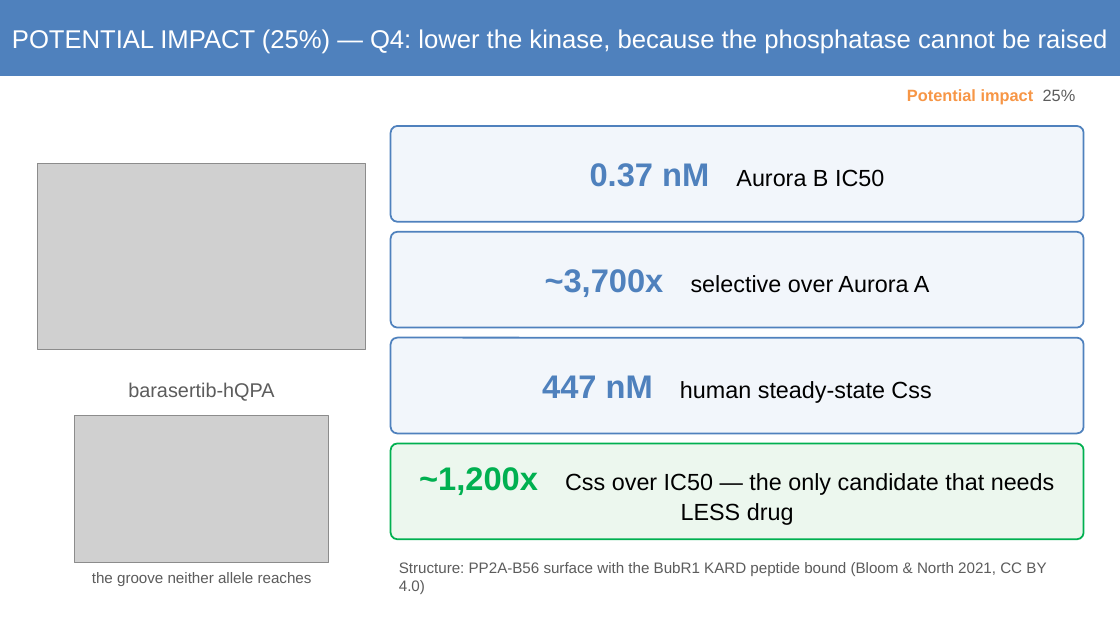
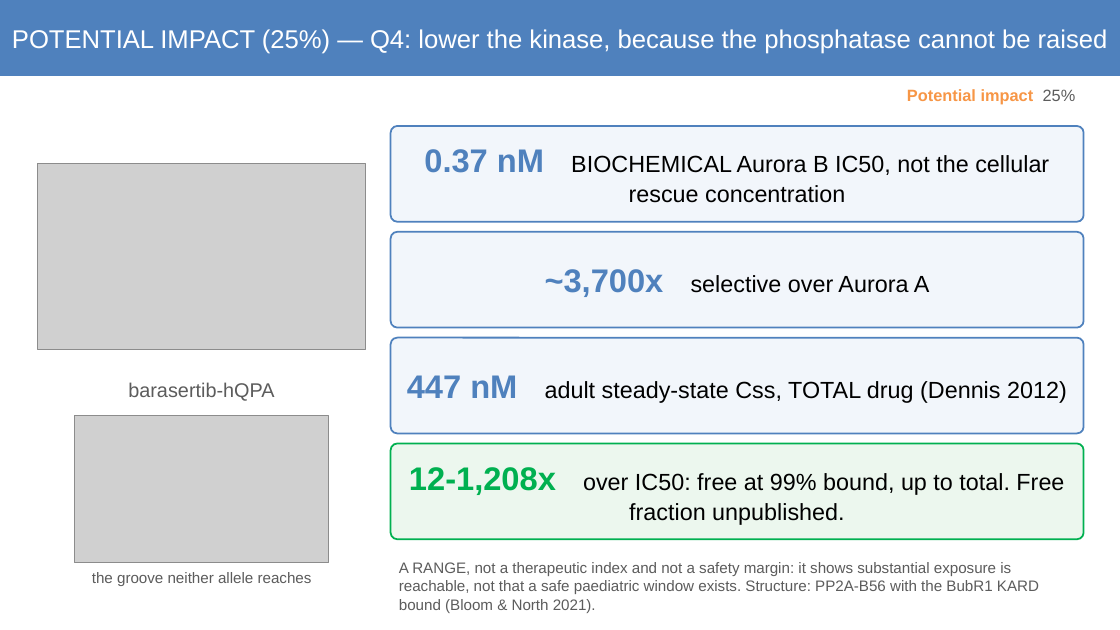
Before and after one commit to asheus/mva-track2-2026, a slide deck: slide 10 of docs/mva/MVA-Track2.pptx. Drawn at 1120x630 pixels with LibreOffice and Linux fonts; fonts in the diff are those of the drawing; grey boxes stand for pictures. Boxes give left, top, right and bottom in pixels: in the first picture for what was removed or moved away, otherwise in the second. Text is boxed around its words. In the diff, an @@ line names an element or a change of style, - is before the commit and + after.

Commit message:
Exposure correction (C54-C56), NMD distance 747 nt, curated README
Two external reviews caught that the 1,208x exposure ratio was total plasma
drug on an axis labelled free, while the arms we closed were scored on free
concentration. Now a 12-1,208x range with the free fraction declared
unpublished. The cross-compound Xu anchor is removed from the window figure.

```diff
--- a/docs/mva/MVA-Track2.pptx
+++ b/docs/mva/MVA-Track2.pptx
@@ text in rounded rectangle at [424, 149, 1049, 203]: text changed @@
-0.37 nM Aurora B IC50
+0.37 nM BIOCHEMICAL Aurora B IC50, not the cellular rescue concentration
@@ text in rounded rectangle at [407, 375, 1067, 403]: text changed @@
-447 nM human steady-state Css
+447 nM adult steady-state Css, TOTAL drug (Dennis 2012)
@@ text in rounded rectangle at [409, 467, 1064, 525]: text changed @@
-~1,200x Css over IC50 — the only candidate that needs LESS drug
+12-1,208x over IC50: free at 99% bound, up to total. Free fraction unpublished.
@@ text at [399, 562, 1039, 613]: text changed @@
-Structure: PP2A-B56 surface with the BubR1 KARD peptide bound (Bloom & North 2021, CC BY 4.0)
+A RANGE, not a therapeutic index and not a safety margin: it shows substantial exposure is reachable, not that a safe paediatric window exists. Structure: PP2A-B56 with the BubR1 KARD bound (Bloom & North 2021).
```
Also in this commit, not shown: 3 other slides changed, 10 other files.
